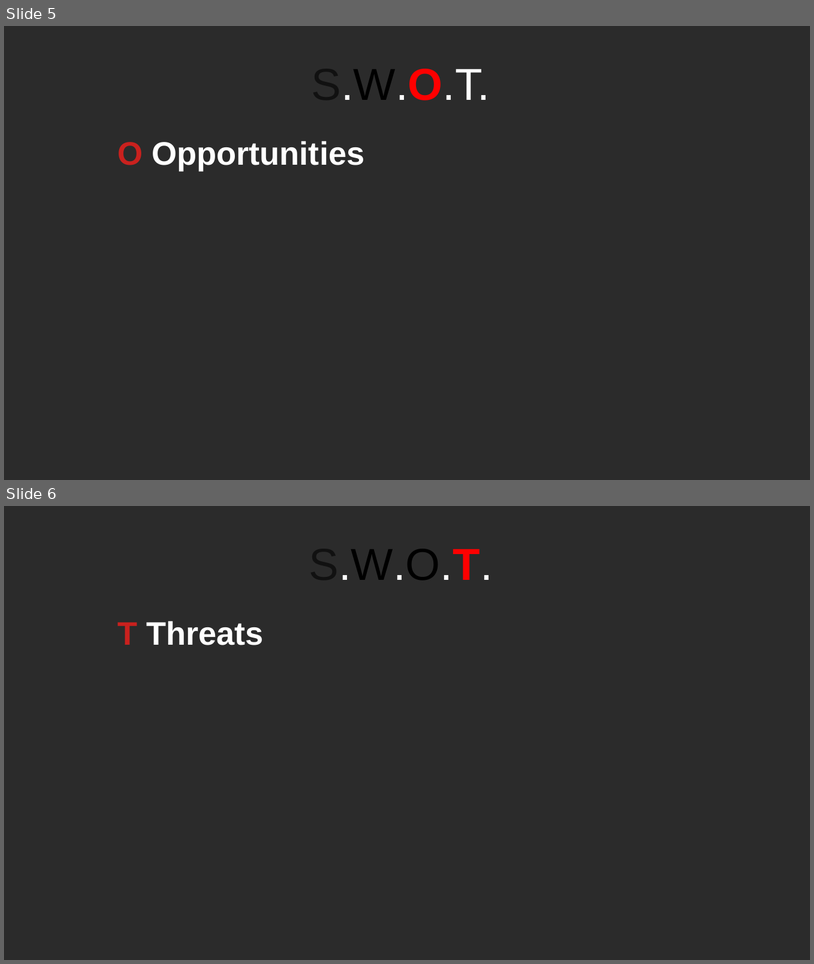
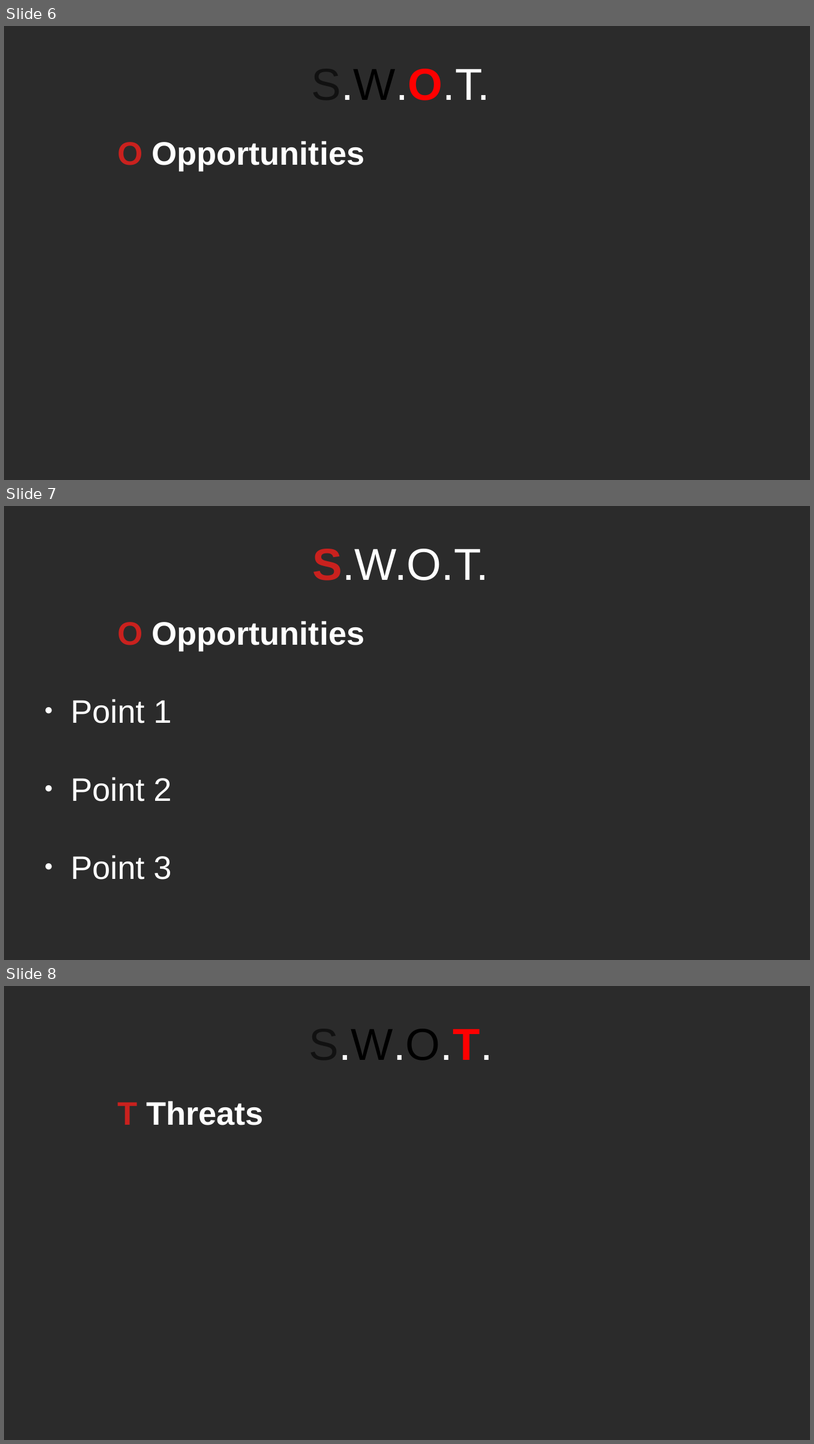
Before and after one commit to RayAndrade/JavaScriptStudy, a slide deck: Behavioral/Observer/swot.odp. Shown one above the other, each under a label of ours: slides 5 and 6 before the commit, slides 6, 7 and 8 after it. The pictures are 814x964 and 814x1444 pixels, drawn with LibreOffice and Linux fonts; fonts in the diff are those of the drawing; background and template pictures are left out; a plain dark background stands for a picture behind light text. Boxes give left, top, right and bottom in pixels: in the first picture for what was removed or moved away, otherwise in the second. Text is boxed around its words. In the diff, an @@ line names an element or a change of style, - is before the commit and + after.

```diff
--- a/Behavioral/Observer/swot.odp
+++ b/Behavioral/Observer/swot.odp
@@ slide 7 added at [4, 506, 810, 960], background picture (left out) @@
@@ title added at [312, 549, 489, 580], 44 pt, text #FFFFFF @@
+S.W.O.T.
@@ subtitle added at [71, 621, 365, 879], 32 pt, text #FFFFFF @@
+O Opportunities
+● Point 1
+● Point 2
+● Point 3
@@ what was slide 5 is now slide 6 @@
@@ what was slide 6 is now slide 8 @@
```
Also in this commit, not shown: 1 slide changed, 2 other slides added, 12 other files.
